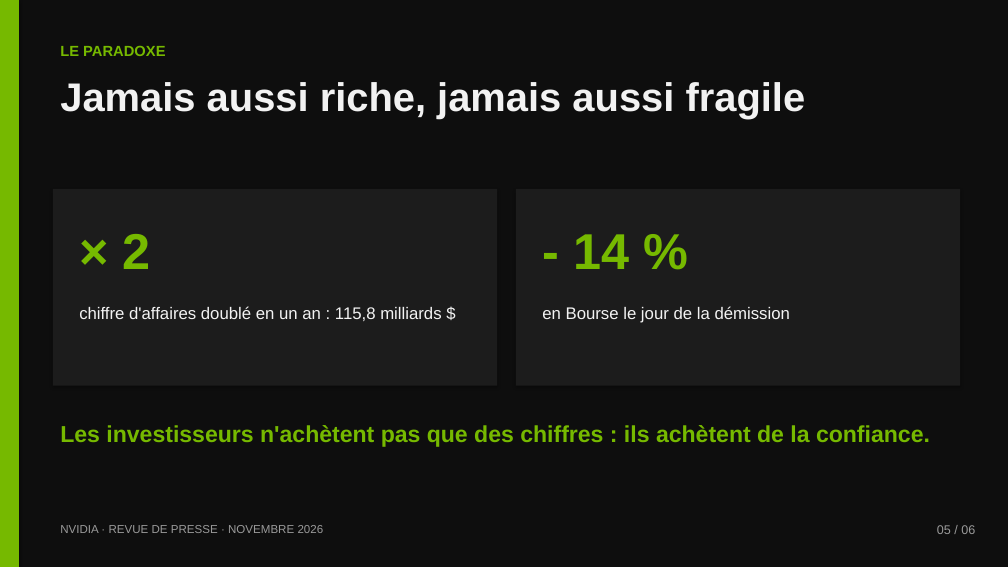
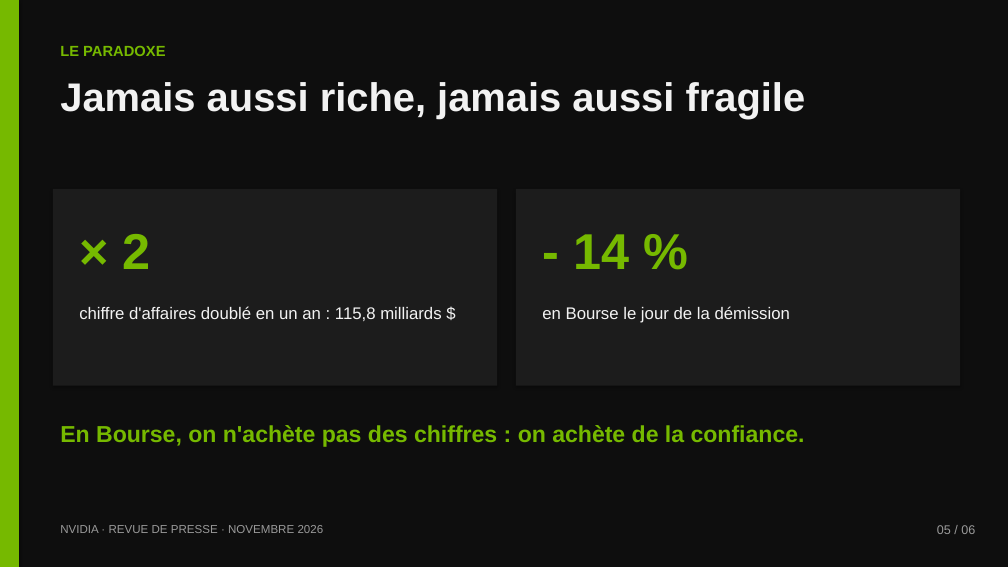
Before and after one commit to dehamnaadam-hue/Encole, a slide deck: slide 5 of nvidia/Nvidia-revue-de-presse.pptx. Drawn at 1008x567 pixels with LibreOffice and Linux fonts; fonts in the diff are those of the drawing. Boxes give left, top, right and bottom in pixels: in the first picture for what was removed or moved away, otherwise in the second. Text is boxed around its words. In the diff, an @@ line names an element or a change of style, - is before the commit and + after.

```diff
--- a/nvidia/Nvidia-revue-de-presse.pptx
+++ b/nvidia/Nvidia-revue-de-presse.pptx
@@ text at (60, 425, 805, 447): text changed @@
-Les investisseurs n'achètent pas que des chiffres : ils achètent de la confiance.
+En Bourse, on n'achète pas des chiffres : on achète de la confiance.
```
Also in this commit, not shown: 4 other slides changed, 1 other file.
